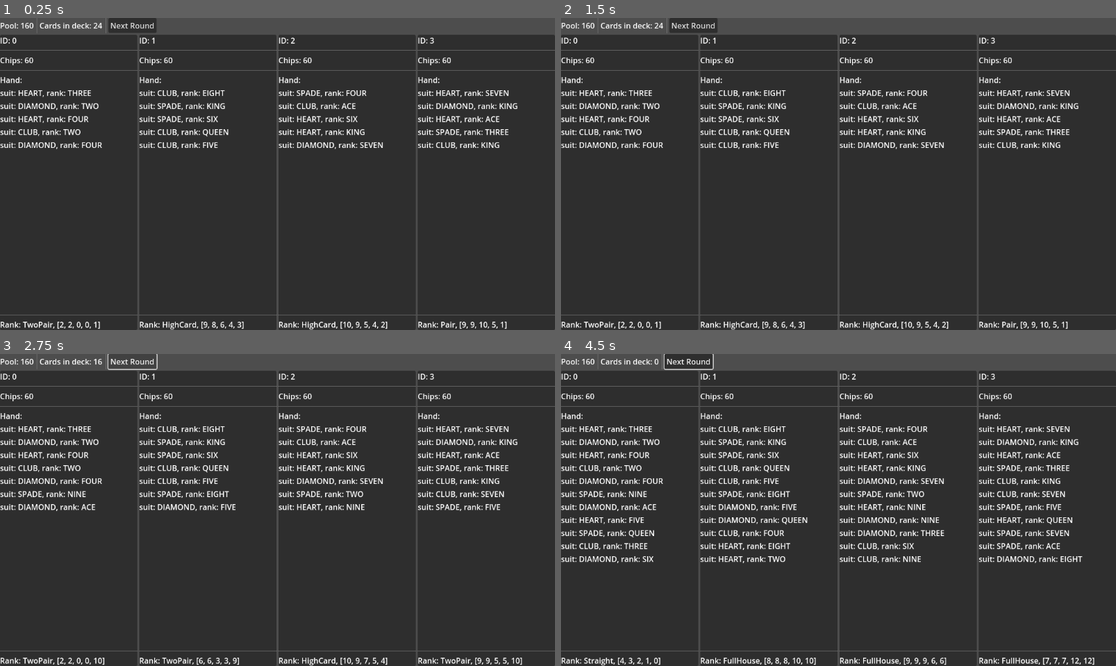
Above: before the commit, frames 1-4 (two rows, left to right).
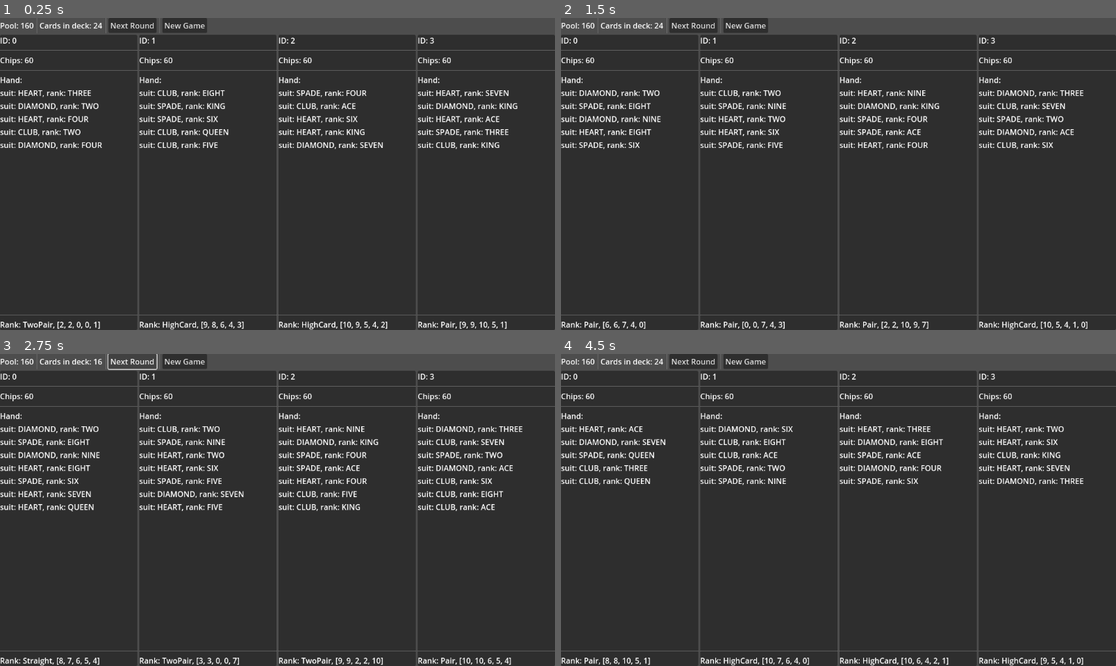
Above: after the commit, the same moments.

Repository: tofimega/ghost-poker
Game: Godot game, scene res://scenes/debug_frontend/debug_frontend.tscn
Two runs of this game, one before a commit and one after it. Both use one fixed random seed, a clock stepped at 60 frames per second and the inputs below.
Inputs (mouse positions are in pixels of both pictures, inside the frame that each line leads up to):
- Up to frame 1 (0.25 s): no input
- Up to frame 2 (1.5 s): click (744, 24) at 0.5 s, where only the run after the commit has a clickable "New Game"; click (744, 24) at 1.25 s, where only the run after the commit has a clickable "New Game"
- Up to frame 3 (2.75 s): click "Next Round" at 2 s
- Up to frame 4 (4.5 s): click "Next Round" at 2.75 s; click "Next Round" at 3.5 s; click (738, 360) at 4.25 s, where only the run after the commit has a clickable "New Game"

The runs differ from the first frame. In frame 1, 0.3% of the frame differs, in the area x 29-38%, y 0-5%; in frame 2, 4.1%; in frame 3, 5.3%; in frame 4, 8.3%, in the area x 0-97%, y 0-100%.

Commit message:
something vaguely resmbling a cpu controller

Diff:
--- a/project.godot
+++ b/project.godot
@@ -19,6 +19,10 @@
 
 PokerEngine="*res://scripts/poker_engine.gd"
 
+[physics]
+
+common/physics_ticks_per_second=1
+
 [rendering]
 
 renderer/rendering_method="gl_compatibility"
--- a/scenes/debug_frontend/debug_frontend.gd
+++ b/scenes/debug_frontend/debug_frontend.gd
@@ -1,5 +1,5 @@
 class_name  DebugFrontend
-extends Control
+extends VBoxContainer
 
 @onready var players: HBoxContainer = $Players
 @onready var pool: Label = $HBoxContainer/Pool
@@ -10,6 +10,9 @@
 const PLAYER_STATUS = preload("res://scenes/debug_frontend/player_status/player_status.tscn")
 
 func _ready():
+	PokerEngine.game_start.connect(func(): get_tree().reload_current_scene())
+
+
 	for i in PokerEngine.PLAYER_COUNT:
 		var player_status: PlayerStatus= PLAYER_STATUS.instantiate()
 		player_status.player_id=i
@@ -24,3 +27,7 @@
 
 func _on_button_pressed() -> void:
 	PokerEngine.start_next_round()
+
+
+func _on_new_game_pressed() -> void:
+	PokerEngine.new_game()
--- a/scenes/debug_frontend/debug_frontend.tscn
+++ b/scenes/debug_frontend/debug_frontend.tscn
@@ -27,12 +27,20 @@
 [node name="VSeparator2" type="VSeparator" parent="HBoxContainer"]
 layout_mode = 2
 
-[node name="Button" type="Button" parent="HBoxContainer"]
+[node name="NextRound" type="Button" parent="HBoxContainer"]
 layout_mode = 2
 text = "Next Round"
+
+[node name="VSeparator3" type="VSeparator" parent="HBoxContainer"]
+layout_mode = 2
+
+[node name="NewGame" type="Button" parent="HBoxContainer"]
+layout_mode = 2
+text = "New Game"
 
 [node name="Players" type="HBoxContainer" parent="."]
 layout_mode = 2
 size_flags_vertical = 3
 
-[connection signal="pressed" from="HBoxContainer/Button" to="." method="_on_button_pressed"]
+[connection signal="pressed" from="HBoxContainer/NextRound" to="." method="_on_button_pressed"]
+[connection signal="pressed" from="HBoxContainer/NewGame" to="." method="_on_new_game_pressed"]
--- a/scenes/debug_frontend/player_status/player_status.gd
+++ b/scenes/debug_frontend/player_status/player_status.gd
@@ -18,10 +18,18 @@
 
 
 func _fetch_player_data():
-	player_id_label.text="ID: "+str(player.get_ref().id)
-	chips.text="Chips: "+str(player.get_ref().chips)
+	var maybe_player: Player = player.get_ref()
+	if maybe_player == null:
+		queue_free()
+		return
+	if !maybe_player.in_game:
+		modulate=Color(0.5,0.5,0.5,1)
+		return
+	modulate=Color(1,1,1,1)
+	player_id_label.text="ID: "+str(maybe_player.id)
+	chips.text="Chips: "+str(maybe_player.chips)
 	for c in cards.get_children(): c.queue_free()
-	for c in player.get_ref().hand:
+	for c in maybe_player.hand:
 		var card_label: Label = Label.new()
 		card_label.text="suit: "+str(Card.Suit.find_key(c.suit))+", "+"rank: "+str(Card.Rank.find_key(c.rank))
 		cards.add_child(card_label)
--- a/scripts/player.gd
+++ b/scripts/player.gd
@@ -6,7 +6,13 @@
 
 var chips: int = 0
 
-var id: int =-1
+var id: int =-1:
+	get:
+		return PokerEngine.players.find_key(self)
+
+var in_game: bool=true
+
+var controller: PlayerController = PlayerController.new(self)
 
 @warning_ignore("shadowed_variable")
 func bet(bet: int)-> int:
@@ -14,3 +20,9 @@
 	chips-=bet
 	PokerEngine.pool+=bet
 	return bet
+
+func fold()-> void:
+	controller.player=null
+	controller=null
+	in_game=false
+	PokerEngine.player_out.emit(self)
--- a/scripts/player_controller/player_controller.gd
+++ b/scripts/player_controller/player_controller.gd
@@ -5,8 +5,33 @@
 
 
 
+@warning_ignore("shadowed_variable")
 func _init(player: Player)->void:
 	self.player=player
 
+func find_odds()->float:
+	var hand_size: int = player.hand.size()
+	var hand_rank: Ranking = PokerEngine.rank_hand(player.hand)
+
+	var rt: float=1
+
+	# lower ranking -> smaller num
+	rt+=float(hand_rank.hand_rank)/(hand_rank.HandRank.size()-1)*5
+	rt+=float(hand_rank.cards_rank[0])/Card.Rank.size()-1
+	rt=ease(rt/6,-2)
+
+	# smaller hand  -> bigger num
+	rt*=1/float(hand_size)*PokerEngine.STARING_HAND_SIZE+0.2
+
+	# more players  -> smaller num
+	rt*=float(PokerEngine.players.values().reduce(func(acc: int,p: Player):
+		if p.in_game: acc+=1
+		return acc , 0))/(float(PokerEngine.PLAYER_COUNT)*0.8)
+
+	# some randomness
+	#rt*=randf_range(0.9, 1.1)
+
+	return rt
+
 func my_turn() -> void:
-	pass
+	print(player.id, ":",find_odds())
--- a/scripts/poker_engine.gd
+++ b/scripts/poker_engine.gd
@@ -12,6 +12,8 @@
 signal game_start
 signal next_round
 signal deck_empty
+@warning_ignore("unused_signal")
+signal player_out(p: Player)
 signal game_over(result: GameState, winner)
 
 const PLAYER_COUNT: int = 4
@@ -20,30 +22,28 @@
 const STARING_CHIP_COUNT: int = 100
 const STARTING_ANTE: int = 40
 
-var players: Array[Player] = []
+var players: Dictionary[int, Player] = {}
 
 var deck: Array[Card] = []
 
 var pool: int=0
 
 var game_state: GameState=GameState.CLOSED
+var current_turn: int=-1
 
 func _ready()->void:
 	_init_game_state()
 	deck_empty.connect(showdown)
 
 
+
 func get_player(id: int)->Player:
-	var rt: Player=null
-
-	var i: int=players.find_custom(func(p: Player): return p.id==id)
-	if i>=0: rt=players[i]
-	return rt
+	return players[id]
 
 @warning_ignore_start("int_as_enum_without_cast")
 func showdown()->void:
 	print("Showdown!")
-	var winning_hand: Ranking = players.reduce(func(acc: Ranking, player: Player):
+	var winning_hand: Ranking = players.values().reduce(func(acc: Ranking, player: Player):
 		var rank: Ranking=rank_hand(player.hand)
 
 		if rank.hand_rank>acc.hand_rank || (rank.hand_rank==acc.hand_rank && rank.cards_rank>acc.cards_rank):
@@ -54,7 +54,7 @@
 
 	var winners: Array[Player]
 
-	for p in players:
+	for p in players.values():
 		var ranking: Ranking=rank_hand(p.hand)
 		if ranking.hand_rank==winning_hand.hand_rank && ranking.cards_rank==winning_hand.cards_rank:
 			winners.append(p)
@@ -80,33 +80,44 @@
 
 
 func start_next_round()->void:
-	for p in players:
+	for p in players.values():
 		if deck.size()==0: break
 		deal_cards(p, CARDS_PER_ROUND)
+	current_turn+=1
 	next_round.emit()
 
 
 func _clear_game_state()->void:
 	players.clear()
 	deck.clear()
+	pool=0
+	current_turn=-1
 	game_state=GameState.CLOSED
 
 
 func _init_game_state()->void:
+	current_turn=0
 	for i in Card.Suit.size():
 		for j in Card.Rank.size():
 			deck.append(Card.new(i,j))
 
 	deck.shuffle()
 	for i in PLAYER_COUNT:
-		players.append(Player.new())
-		players[-1].id=i
-	for p in players:
+		players[i]=Player.new()
+
+	for p in players.values():
 		deal_cards(p, STARING_HAND_SIZE)
 		p.chips=STARING_CHIP_COUNT
 		p.bet(STARTING_ANTE)
 	game_state=GameState.RUNNING
 
+
+#TODO: is only for debug
+#CRITICAL: DON'T FORGET TO RESTORE PHYSICS TICK RATE WHEN REMOVING THIS
+func _physics_process(delta: float) -> void:
+	for p: Player in players.values():
+		p.controller.my_turn()
+	print()
 
 func new_game()->void:
 	_clear_game_state()
